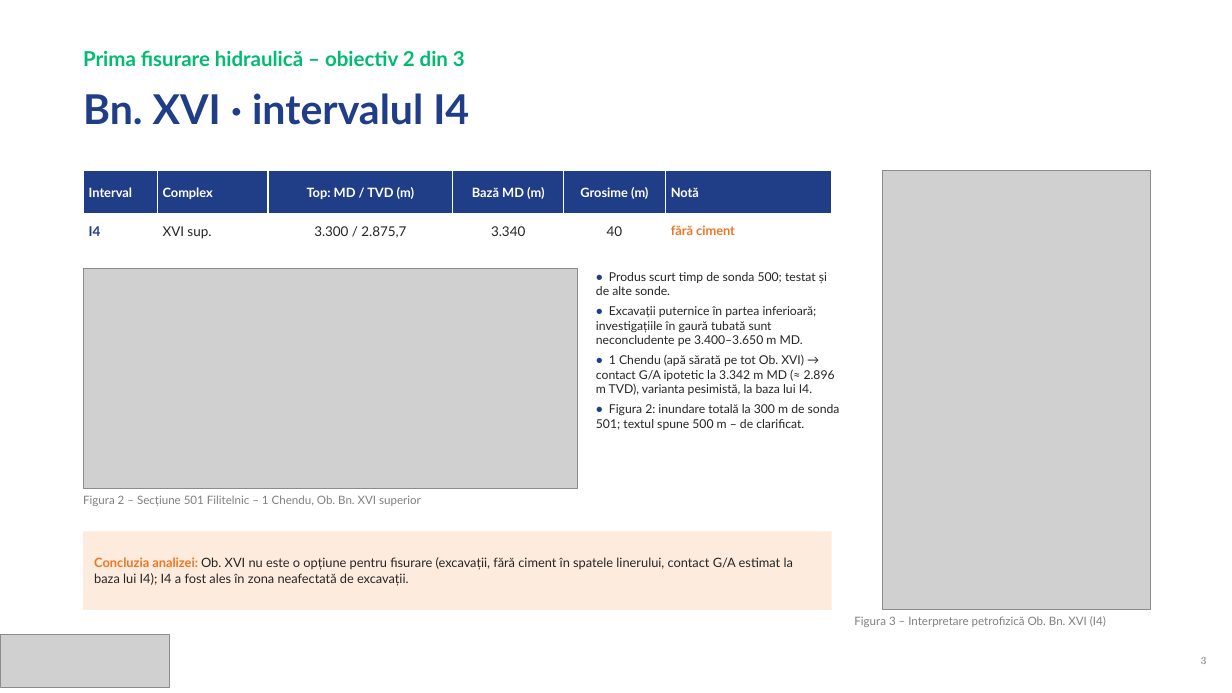
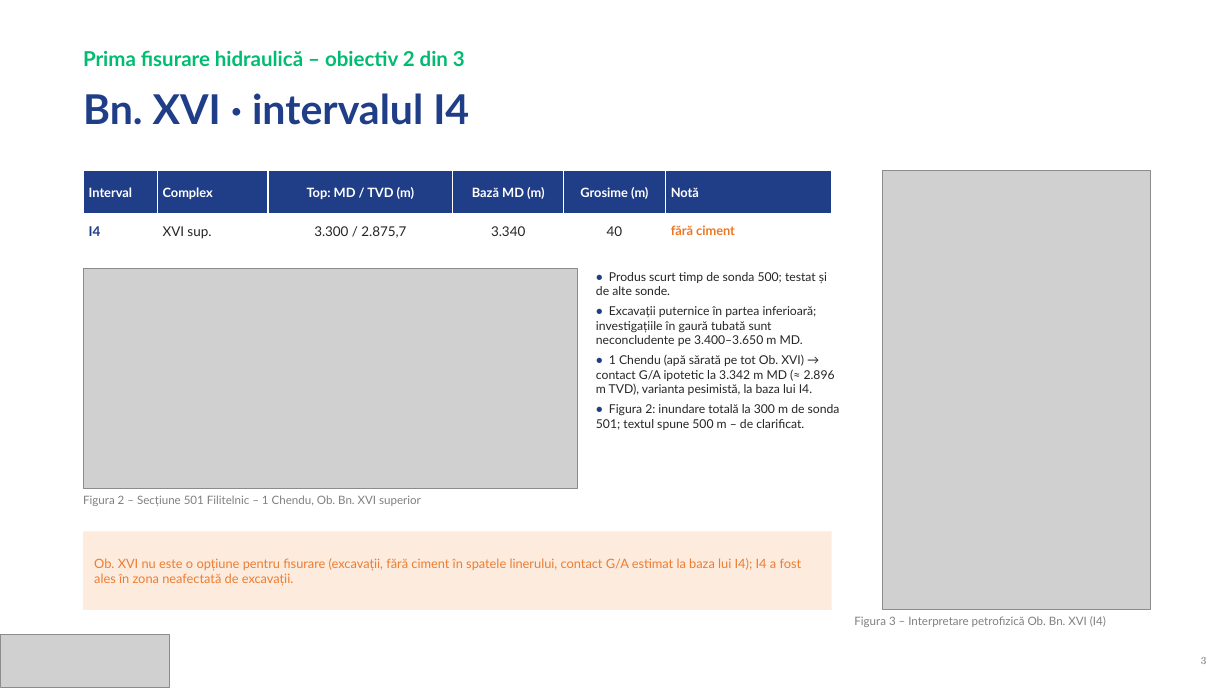
Before and after one commit to serbanbogdan/notes, a slide deck: slide 3 of Prezentare_501_Filitelnic_fisurare_v2.pptx. Drawn at 1232x693 pixels with LibreOffice and Linux fonts; fonts in the diff are those of the drawing; grey boxes stand for pictures. Boxes give left, top, right and bottom in pixels: in the first picture for what was removed or moved away, otherwise in the second. Text is boxed around its words. In the diff, an @@ line names an element or a change of style, - is before the commit and + after.

```diff
--- a/Prezentare_501_Filitelnic_fisurare_v2.pptx
+++ b/Prezentare_501_Filitelnic_fisurare_v2.pptx
@@ text at (94, 558, 802, 586): text changed; text colour #262626 to #ED7D31 @@
-Concluzia analizei: Ob. XVI nu este o opțiune pentru fisurare (excavații, fără ciment în spatele linerului, contact G/A estimat la baza lui I4); I4 a fost ales în zona neafectată de excavații.
+Ob. XVI nu este o opțiune pentru fisurare (excavații, fără ciment în spatele linerului, contact G/A estimat la baza lui I4); I4 a fost ales în zona neafectată de excavații.
```
Also in this commit, not shown: 3 other slides changed.
